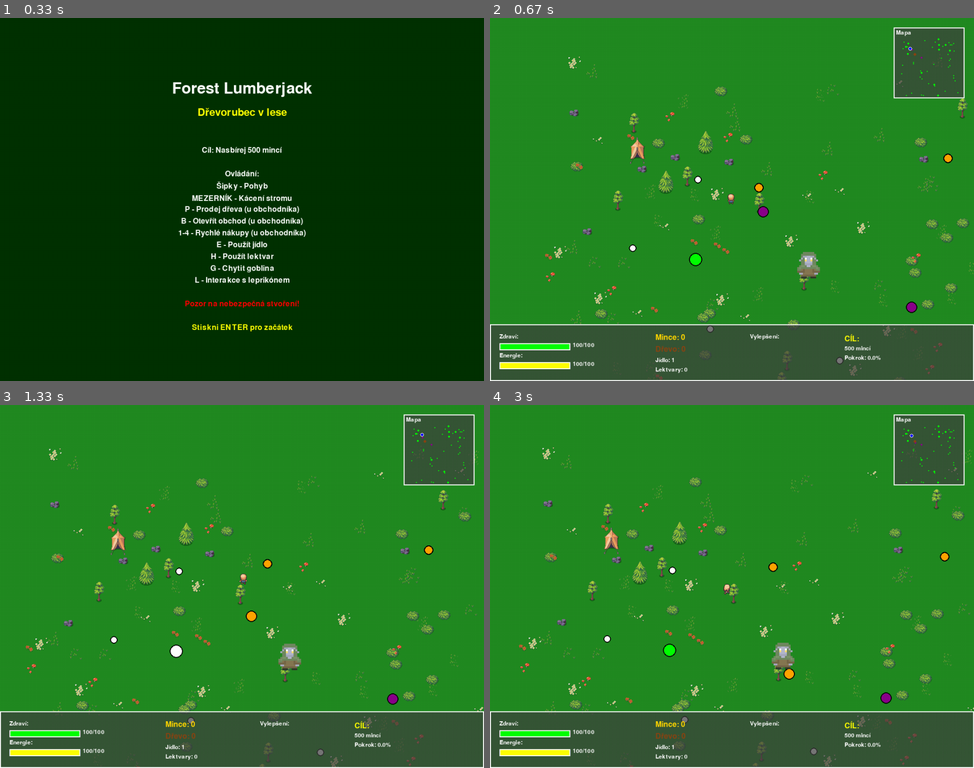
Above: before the commit, frames 1-4 (two rows, left to right).
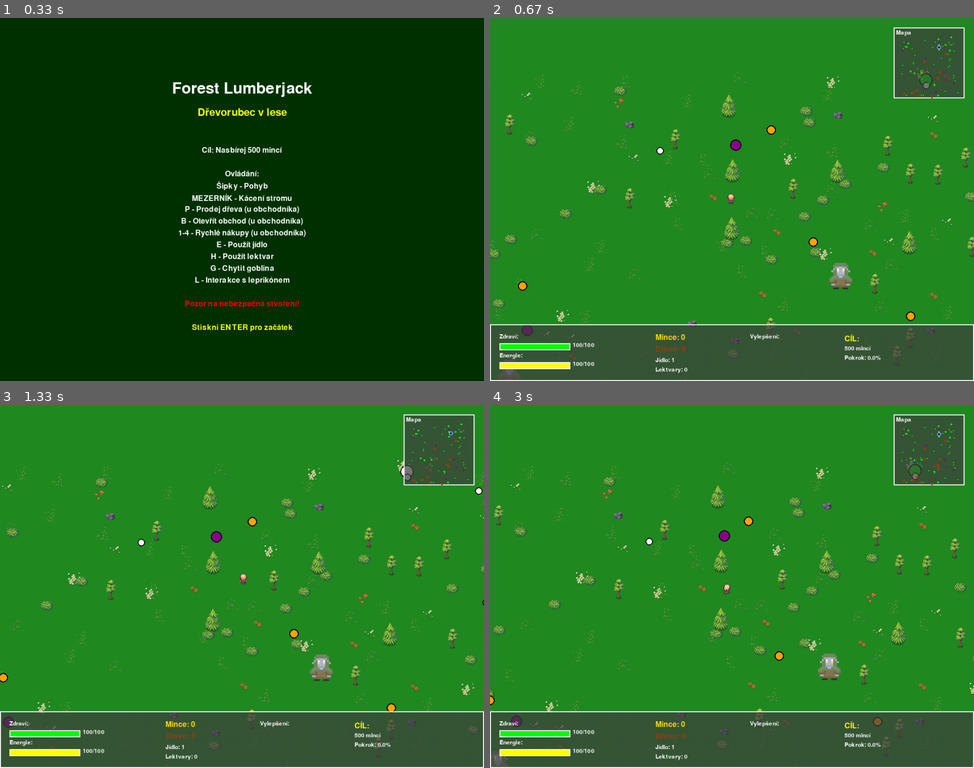
Above: after the commit, the same moments.

Repository: prank2106/pygame_workshop
Game: pygame game, started from launch_game.py
Same seed, same stepped clock (60 frames per second), same inputs: the game is played once before the commit and once after it.
Inputs:
- Up to frame 1 (0.33 s): type "1 (at the terminal prompt)" at 0 s; type "1 (at the terminal prompt)" at 0 s
- Up to frame 2 (0.67 s): tap Enter at 0.33 s
- Up to frame 3 (1.33 s): hold Right 0.67-1.13 s; hold Up from 1.17 s (still down)
- Up to frame 4 (3 s): release Up at 1.47 s; hold Right 1.5-1.97 s; hold Left 2-2.53 s; hold Down 2.57-2.87 s; hold Left from 2.9 s (still down)

Frame 1 is identical in both runs. In frame 2, 7.3% of the frame differs, in the area x 0-100%, y 5-100%; in frame 3, 7.2%; in frame 4, 7.2%.

Commit message:
Added: Collision

Diff:
--- a/main.py
+++ b/main.py
@@ -59,7 +59,11 @@
     def init_game(self):
         """Inicializace nové hry"""
         self.world = World(self.screen_width, self.screen_height)
-        self.player = Player(400, 300)
+
+        #Nalezení bezpečného místa pro spawn hráče
+        spawn_x, spawn_y = self.find_spawn_point()
+        self.player = Player(spawn_x, spawn_y, self.world)
+
         self.npc_manager = NPCManager(self.world)
         self.ui = UI(self.screen_width, self.screen_height)
         self.shop_system = ShopSystem()
@@ -70,6 +74,16 @@
         # Kamera
         self.camera_x = self.player.position.x - self.screen_width // 2
         self.camera_y = self.player.position.y - self.screen_height // 2
+
+    def find_spawn_point(self):
+        """🔍 Hledání bezpečného místa pro spawn hráče"""
+        for _ in range(1000):  # Zkus až 1000 různých pozic
+            x = random.uniform(100, self.world.world_width - 100)
+            y = random.uniform(100, self.world.world_height - 100)
+            if self.world.is_position_walkable(x, y, radius=15):  #Kontrola kolizí
+                return x, y
+        print("Nenašel se volný spawn point, používá se default.")
+        return 400, 300  # záložní bod, pokud vše selže
 
     def handle_events(self):
         """Zpracování událostí"""
--- a/npc_manager.py
+++ b/npc_manager.py
@@ -359,33 +359,33 @@
     def spawn_npcs(self):
         """Vytvoření NPC postav"""
         # Goblinové (2-3)
-        for i in range(random.randint(2, 3)):
-            x = random.uniform(150, 850)
-            y = random.uniform(150, 650)
+        for i in range(random.randint(8, 15)):
+            x = random.uniform(0, self.world.world_width)
+            y = random.uniform(0, self.world.world_height)
             self.goblins.append(Goblin(x, y))
 
         # Leprikónové (1-2)
-        for i in range(random.randint(1, 2)):
-            x = random.uniform(200, 800)
-            y = random.uniform(200, 600)
+        for i in range(random.randint(3, 4)):
+            x = random.uniform(0, self.world.world_width)
+            y = random.uniform(0, self.world.world_height)
             self.leprechauns.append(Leprechaun(x, y))
 
         # Medvědi (1-2)
-        for i in range(random.randint(1, 2)):
-            x = random.uniform(300, 700)
-            y = random.uniform(300, 500)
+        for i in range(random.randint(10, 15)):
+            x = random.uniform(0, self.world.world_width)
+            y = random.uniform(0, self.world.world_height)
             self.bears.append(Bear(x, y))
 
         # Lišky (2-4)
-        for i in range(random.randint(2, 4)):
-            x = random.uniform(100, 900)
-            y = random.uniform(100, 700)
+        for i in range(random.randint(14, 20)):
+            x = random.uniform(0, self.world.world_width)
+            y = random.uniform(0, self.world.world_height)
             self.foxes.append(Fox(x, y))
 
         # Králíci (3-6)
-        for i in range(random.randint(3, 6)):
-            x = random.uniform(150, 850)
-            y = random.uniform(150, 650)
+        for i in range(random.randint(10, 20)):
+            x = random.uniform(0, self.world.world_width)
+            y = random.uniform(0, self.world.world_height)
             self.rabbits.append(Rabbit(x, y))
 
     def update(self, dt, player):
--- a/player.py
+++ b/player.py
@@ -6,10 +6,13 @@
 class Player:
     """Třída reprezentující hráče - dřevorubce"""
 
-    def __init__(self, start_x, start_y):
+    def __init__(self, start_x, start_y, world):
         self.position = Vector2(start_x, start_y)
         self.velocity = Vector2(0, 0)
         self.size = 15
+
+        self.world = world
+
 
         self.sprite_sheet = pygame.image.load("assets/lumberjack_sheet_9x3.png").convert_alpha()
         self.frame_width = self.sprite_sheet.get_width() // 9
@@ -111,8 +114,18 @@
     def update(self, dt):
         """Aktualizace hráče"""
         # Pohyb
-        self.position.x += self.velocity.x * dt
-        self.position.y += self.velocity.y * dt
+        # --- Kolizní pohyb hráče ---
+        new_x = self.position.x + self.velocity.x * dt
+        new_y = self.position.y + self.velocity.y * dt
+
+        # Odděleně kontrolujeme osu X a osu Y
+        if self.velocity.x != 0:
+            if self.world.is_position_walkable(new_x, self.position.y, radius=self.size):
+                self.position.x = new_x
+        if self.velocity.y != 0:
+            if self.world.is_position_walkable(self.position.x, new_y, radius=self.size):
+                self.position.y = new_y
+
 
         # Regenerace energie
         self.energy_regen_timer += dt
--- a/world.py
+++ b/world.py
@@ -228,6 +228,22 @@
                 image = random.choice(self.decoration_images)
                 self.decorations.append(Decoration(x, y, image))
 
+    def is_position_walkable(self, x, y, radius=12):
+        """Zda je možné na dané pozici stát (bez kolize s pevnými objekty)"""
+        pos = Vector2(x, y)
+
+        for tree in self.trees:
+            if tree.dying:
+                continue  # Nebereme v úvahu umírající stromy
+            tree_radius = tree.image.get_width() // 2
+            if GameEngine.distance(pos, tree.position) < radius + tree_radius:
+                return False
+
+        for rock in self.rocks:
+            if GameEngine.distance(pos, rock.position) < radius + rock.radius:
+                return False
+
+        return True
 
     def get_objects_in_area(self, center_x, center_y, radius):
         """Získání objektů v dané oblasti"""
